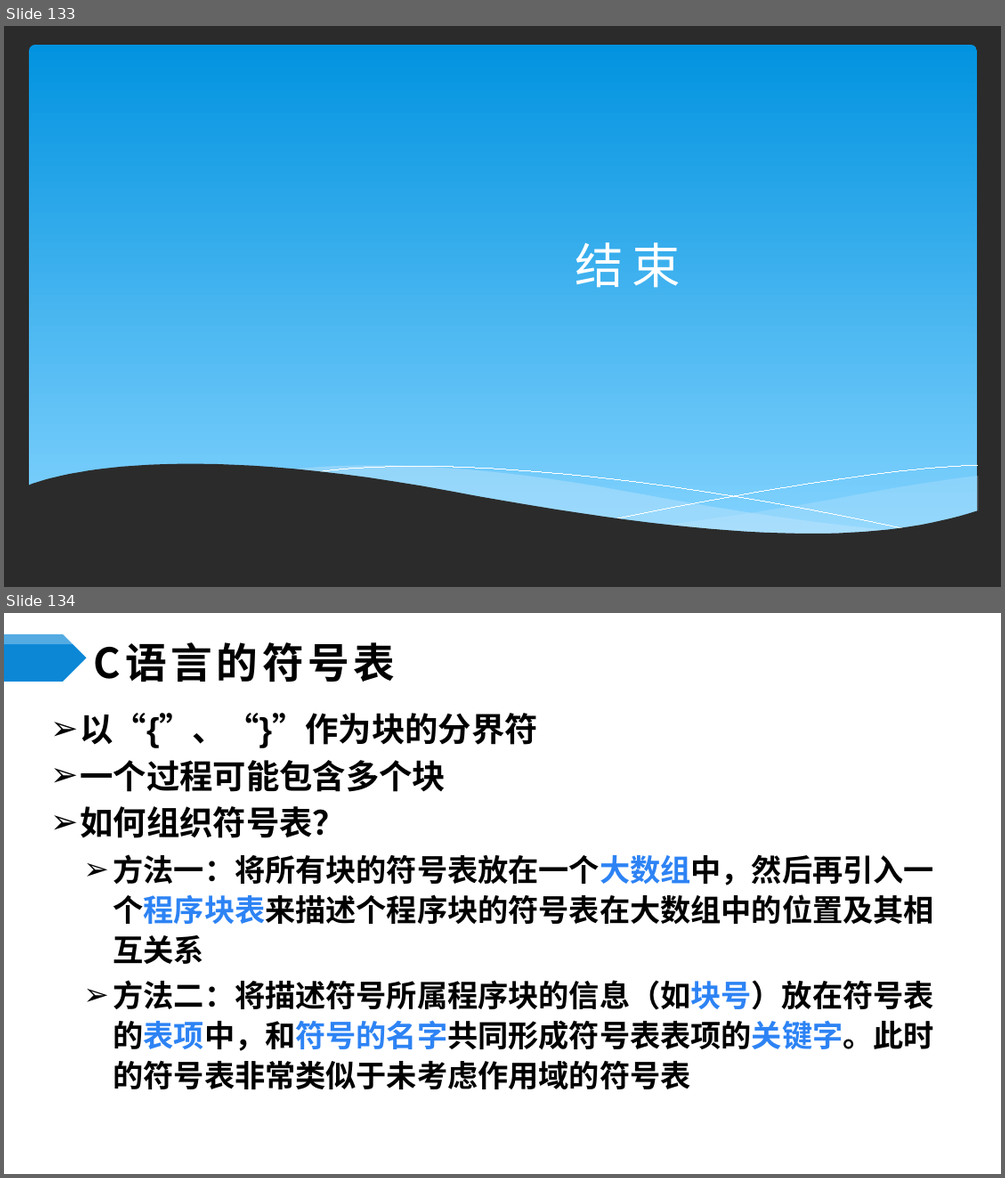
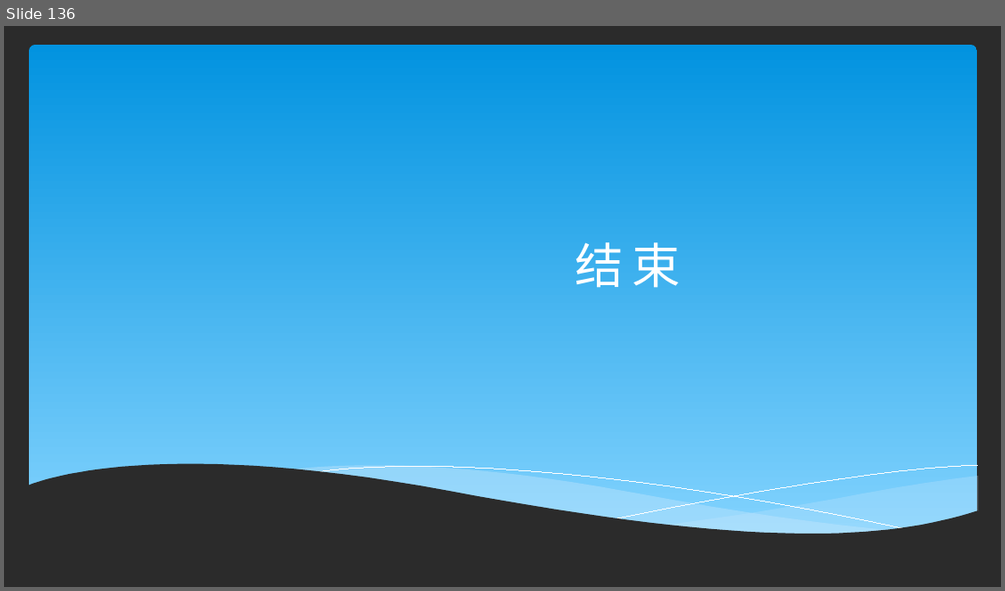
Before and after one commit to ponder-j/HIT-Compilers-Notes, a slide deck: ppts/第7章 运行存储分配.pptx. Shown one above the other, each under a label of ours: slides 133 and 134 before the commit, slide 136 after it. The pictures are 1005x1178 and 1005x591 pixels, drawn with LibreOffice and Linux fonts; fonts in the diff are those of the drawing; background and template pictures are left out; a plain dark background stands for a picture behind light text. Boxes give left, top, right and bottom in pixels: in the first picture for what was removed or moved away, otherwise in the second. Text is boxed around its words. In the diff, an @@ line names an element or a change of style, - is before the commit and + after.

```diff
--- a/ppts/第7章 运行存储分配.pptx
+++ b/ppts/第7章 运行存储分配.pptx
@@ slide 134 removed at (4, 613, 1001, 1174), background #FFFFFF @@
@@ pentagon arrow removed at (4, 635, 87, 645) @@
@@ pentagon arrow removed at (4, 634, 87, 681) @@
@@ pentagon arrow removed at (4, 635, 87, 645) @@
@@ title removed at (87, 641, 951, 681) @@
-C语言的符号表
@@ text removed at (80, 713, 934, 1089) @@
-➢ 以“{”、“}”作为块的分界符
-➢ 一个过程可能包含多个块
-➢ 如何组织符号表？
-  ➢ 方法一：将所有块的符号表放在一个大数组中，然后再引入一个程序块表来描述个程序块的符号表在大数组中的位置及其相互关系
-  ➢ 方法二：将描述符号所属程序块的信息（如块号）放在符号表的表项中，和符号的名字共同形成符号表表项的关键字。此时的符号表非常类似于未考虑作用域的符号表
@@ what was slide 133 is now slide 136 @@
```
Also in this commit, not shown: 11 slides changed, 2 slides added, 3 other slides removed, 5 other files.
